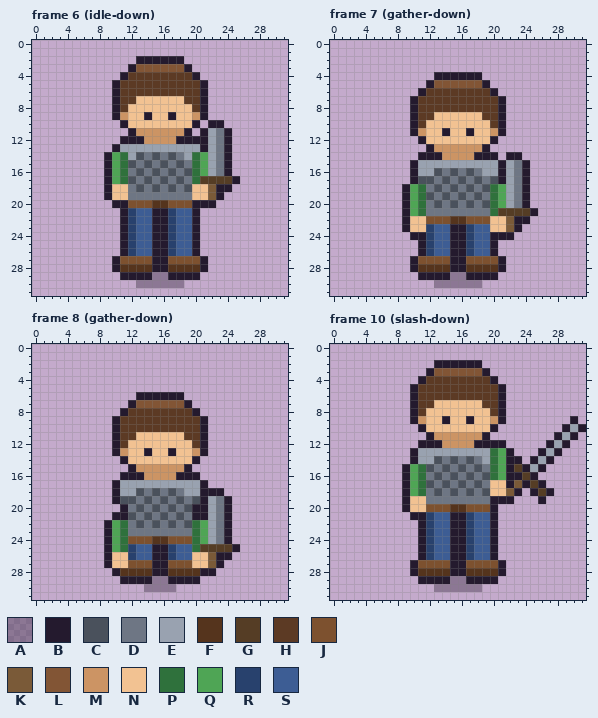
File history of a pixel-art file, assets/aseprite/actor_hero_sword_mail.aseprite. The picture above was drawn from the file before the commit.
32x32 pixels, 52 frames. Shown: frame 6 (idle-down), frame 7 (gather-down), frame 8 (gather-down), frame 10 (slash-down). The commit also changed other frames, which this record leaves out.
Palette (. is transparent): A #241a2e5a  B #241a2e  C #4a515c  D #6e7684  E #99a2b0  F #55341d  G #553d25  H #5c3a24  J #7d512f  K #7a5a38  L #825535  M #cc9464  N #f2c292  P #2f713c  Q #4fa555  R #28416d  S #3d5d94
The result:
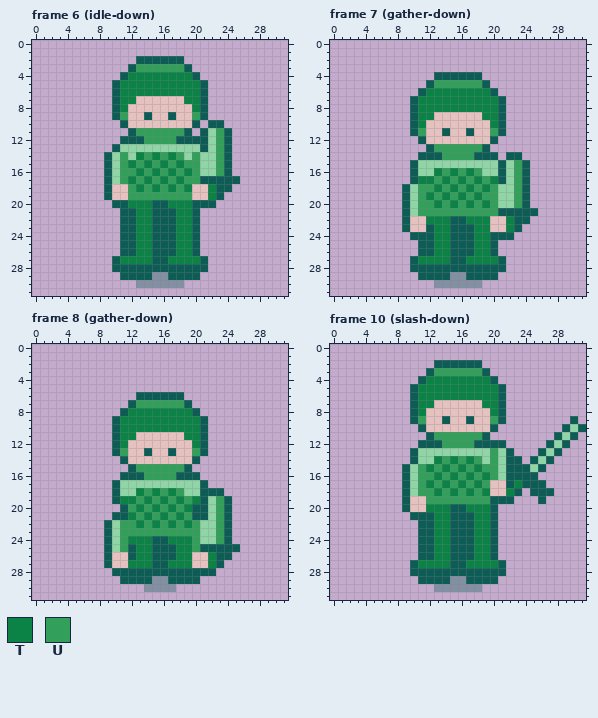
Colours new in this view: T #0c8346  U #329f5b
Diff:
colour A: #241a2e5a -> #0d5d565a
colour B: #241a2e -> #0d5d56
colour E: #99a2b0 -> #8fd5a6
colour N: #f2c292 -> #e5c2c0
Frame 6 (idle-down), layer "actor":
y 3: x 13..18 LLLLLL -> UUUUUU
y 4: x 12..19 HHHHHHHH -> TTTTTTTT
y 5..6: x 11..20 HHHHHHHHHH -> TTTTTTTTTT
y 7: x 11..12 HH -> TT; x 19..20 HH -> TT
y 8: x 11 H -> T; x 20 H -> T
y 9: x 11 M -> U; x 20 M -> U
y 11: x 13..18 MMMMMM -> UUUUUU; x 23 D -> U
y 12: x 14..17 MMMM -> UUUU; x 23 D -> U
y 13: x 23 D -> U
y 14: x 10..11 QP -> EU; x 13..18 CDCDCD -> TUTUTU; x 20..21 PQ -> UE; x 23 D -> U
y 15: x 10..21 QPCDCDCDCDPQ -> EUTUTUTUTUUE; x 23 D -> U
y 16: x 10..21 QPDCDCDCDCPQ -> EUUTUTUTUTUE; x 23 D -> U
y 17: x 10..24 QPCDCDCDCDPGGGG -> EUTUTUTUTUUBBBB
y 18: x 12..19 DCDCDCDC -> UTUTUTUT; x 22 K -> T
y 19: x 12..19 DDDDDDDD -> UUUUUUUU; x 22 K -> T
y 20: x 12..19 JJJFFJJJ -> TTTBBTTT
y 21..26: x 12..14 RSS -> BTT; x 17..19 RSS -> BTT
y 27: x 11..14 JJJJ -> TTTT; x 17..20 JJJJ -> TTTT
y 28: x 11..14 FFFF -> BBBB; x 17..20 FFFF -> BBBB
Frame 7 (gather-down), layer "actor":
y 5: x 13..18 LLLLLL -> UUUUUU
y 6: x 12..19 HHHHHHHH -> TTTTTTTT
y 7..8: x 11..20 HHHHHHHHHH -> TTTTTTTTTT
y 9: x 11..12 HH -> TT; x 19..20 HH -> TT
y 10: x 11 H -> T; x 20 H -> T
y 11: x 11 M -> U; x 20 M -> U
y 13: x 13..18 MMMMMM -> UUUUUU
y 14: x 14..17 MMMM -> UUUU
y 15: x 23 D -> U
y 16: x 13..18 CDCDCD -> TUTUTU; x 23 D -> U
y 17: x 11..20 CCDCDCDCDC -> TTUTUTUTUT; x 23 D -> U
y 18: x 10..21 QPDCDCDCDCPQ -> EUUTUTUTUTUE; x 23 D -> U
y 19: x 10..21 QPCDCDCDCDPQ -> EUTUTUTUTUUE; x 23 D -> U
y 20: x 10..21 QPDCDCDCDCPQ -> EUUTUTUTUTUE; x 23 D -> U
y 21: x 10..24 QPDDDDDDDDPGGGG -> EUUUUUUUUUUBBBB
y 22: x 12..19 JJJFFJJJ -> TTTBBTTT; x 22 K -> T
y 23: x 12..14 RSS -> BTT; x 17..19 RSS -> BTT; x 22 K -> T
y 24..26: x 12..14 RSS -> BTT; x 17..19 RSS -> BTT
y 27: x 11..14 JJJJ -> TTTT; x 17..20 JJJJ -> TTTT
y 28: x 11..14 FFFF -> BBBB; x 17..20 FFFF -> BBBB
Frame 8 (gather-down), layer "actor":
y 7: x 13..18 LLLLLL -> UUUUUU
y 8: x 12..19 HHHHHHHH -> TTTTTTTT
y 9..10: x 11..20 HHHHHHHHHH -> TTTTTTTTTT
y 11: x 11..12 HH -> TT; x 19..20 HH -> TT
y 12: x 11 H -> T; x 20 H -> T
y 13: x 11 M -> U; x 20 M -> U
y 15: x 13..18 MMMMMM -> UUUUUU
y 16: x 14..17 MMMM -> UUUU
y 18: x 13..18 CDCDCD -> TUTUTU
y 19: x 11..20 CCDCDCDCDC -> TTUTUTUTUT; x 23 D -> U
y 20: x 12..19 DCDCDCDC -> UTUTUTUT; x 23 D -> U
y 21: x 12..19 CDCDCDCD -> TUTUTUTU; x 23 D -> U
y 22: x 10..21 QPDCDCDCDCPQ -> EUUTUTUTUTUE; x 23 D -> U
y 23: x 10..21 QPDDDDDDDDPQ -> EUUUUUUUUUUE; x 23 D -> U
y 24: x 10..21 QPJJJFFJJJPQ -> EUTTTBBTTTUE; x 23 D -> U
y 25: x 10..14 QPRSS -> EUBTT; x 17..24 RSSPGGGG -> BTTUBBBB
y 26: x 12..14 RSS -> BTT; x 17..19 RSS -> BTT; x 22 K -> T
y 27: x 12..14 JJJ -> TTT; x 17..19 JJJ -> TTT; x 22 K -> T
y 28: x 11..14 FFFF -> BBBB; x 17..20 FFFF -> BBBB
Frame 10 (slash-down), layer "actor":
y 3: x 13..18 LLLLLL -> UUUUUU
y 4: x 12..19 HHHHHHHH -> TTTTTTTT
y 5..6: x 11..20 HHHHHHHHHH -> TTTTTTTTTT
y 7: x 11..12 HH -> TT; x 19..20 HH -> TT
y 8: x 11 H -> T; x 20 H -> T
y 9: x 11 M -> U; x 20 M -> U
y 11: x 13..18 MMMMMM -> UUUUUU
y 12: x 14..17 MMMM -> UUUU
y 13: x 20..21 PQ -> UE
y 14: x 13..18 CDCDCD -> TUTUTU; x 20..21 PQ -> UE
y 15: x 10..21 QPCDCDCDCDPQ -> EUTUTUTUTUUE; x 23 G -> B
y 16: x 10..21 QPDCDCDCDCPQ -> EUUTUTUTUTUE; x 24 G -> B
y 17: x 10..19 QPCDCDCDCD -> EUTUTUTUTU; x 23 K -> T; x 25 G -> B
y 18: x 10..19 QPDCDCDCDC -> EUUTUTUTUT; x 22 K -> T; x 26 G -> B
y 19: x 12..19 DDDDDDDD -> UUUUUUUU
y 20: x 12..19 JJJFFJJJ -> TTTBBTTT
y 21..26: x 12..14 RSS -> BTT; x 17..19 RSS -> BTT
y 27: x 11..14 JJJJ -> TTTT; x 17..20 JJJJ -> TTTT
y 28: x 11..14 FFFF -> BBBB; x 17..20 FFFF -> BBBB
Where, in picture pixels (left, top, right, bottom), the same in both pictures:
changed: (104, 56, 240, 288)
changed: (402, 72, 538, 288)
changed: (104, 392, 240, 592)
changed: (402, 360, 586, 592)
